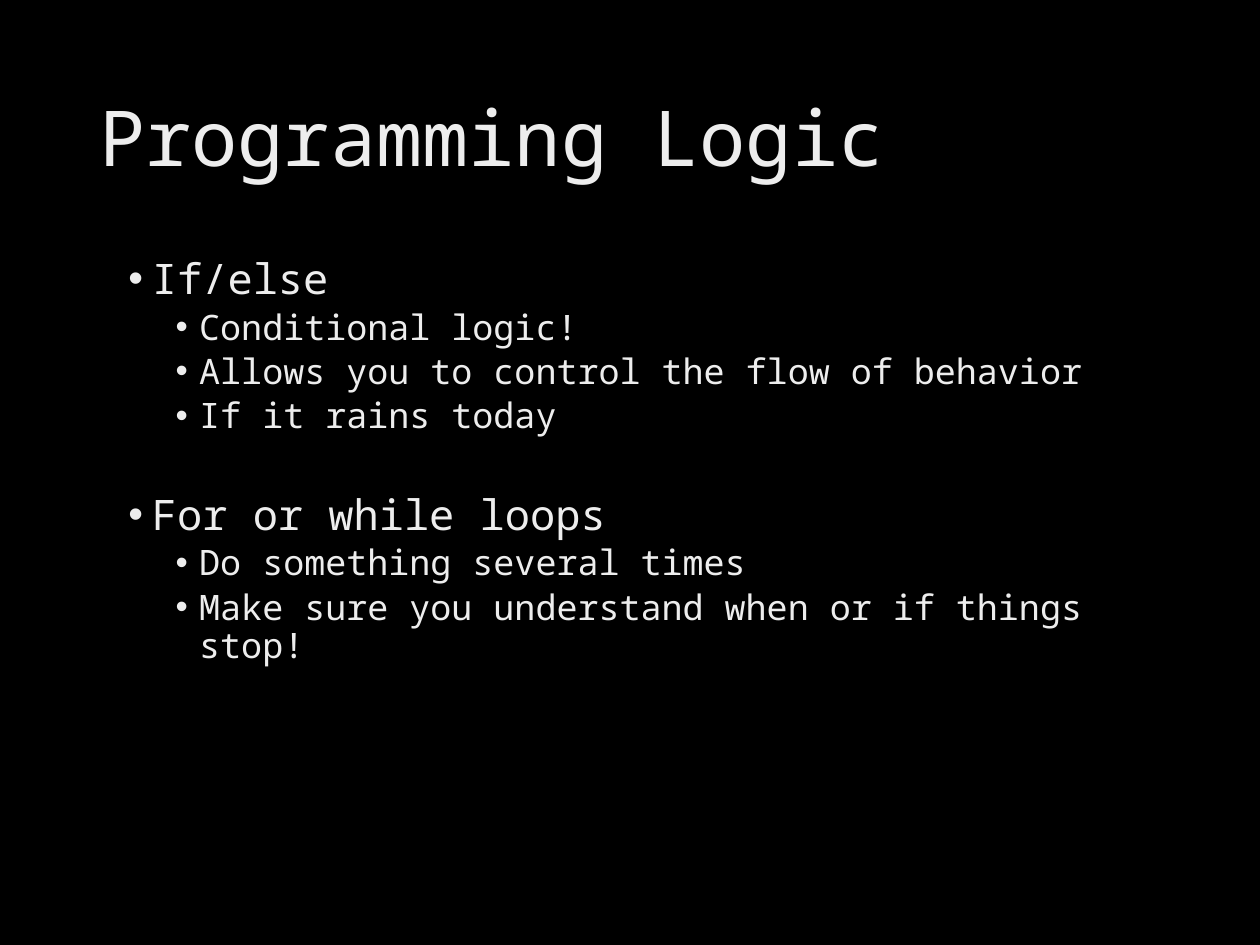
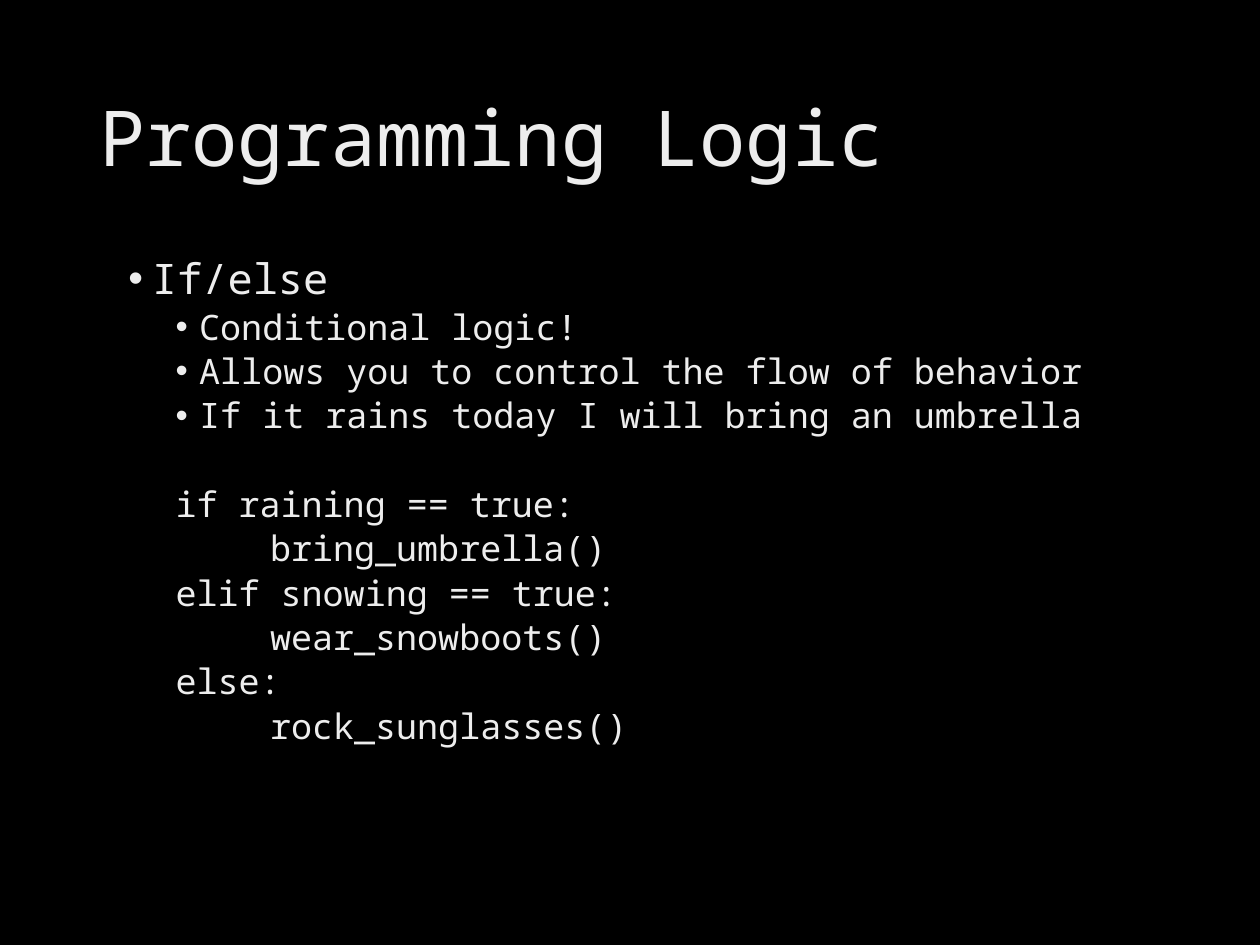
Before and after one commit to brevans/MPS_Workshop, a slide deck: slide 12 of presentations/intro python.pptx (slide 13 before the commit). Drawn at 1260x945 pixels with LibreOffice and Linux fonts; fonts in the diff are those of the drawing; background and template pictures are left out. Boxes give left, top, right and bottom in pixels: in the first picture for what was removed or moved away, otherwise in the second. Text is boxed around its words. In the diff, an @@ line names an element or a change of style, - is before the commit and + after.

```diff
--- a/presentations/intro python.pptx
+++ b/presentations/intro python.pptx
@@ text at [176, 401, 1082, 748]: text changed @@
-  • If it rains today
-• For or while loops
-  • Do something several times
-  • Make sure you understand when or if things stop!
+  • If it rains today I will bring an umbrella
+  if raining == true:
+  bring_umbrella()
+  elif snowing == true:
+  wear_snowboots()
+  else:
+  rock_sunglasses()
```
Also in this commit, not shown: 2 other slides changed, 1 slide added, 1 slide removed, 2 other files.
